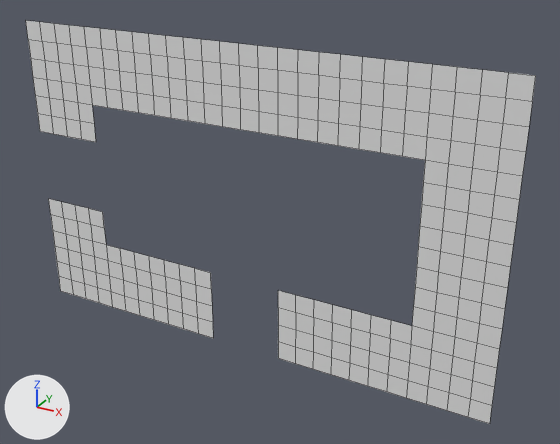
Before and after pictures for a commit that changed the OBJ model MardukGame/Assets/Tiled2Unity/Meshes/caveChunk7.obj.
One viewpoint serves both versions: a 50 mm lens placed at (-1440.0, -1907.0, -343.0), pointed at (-2512.0, 42.0, -1318.0). The axes (+X, +Y, +Z) are drawn at lower left. The lights are the same throughout. Mesh edges are drawn as thin lines. Where no turn or scale is listed for an object, it has been applied to the vertices.

The older version as bpy lines, for what is in view:
```python
me_cavechunk7 = bpy.data.meshes.new('caveChunk7')
me_cavechunk7.from_pydata(...)  # 310 vertices, 240 faces; spans x -3456.0..-1792.0, y 0.0, z -1792.0..-768.0
ob_cavechunk7 = bpy.data.objects.new('caveChunk7', me_cavechunk7)
ob_cavechunk7.location = (0.0, 0.0, 0.0)
```
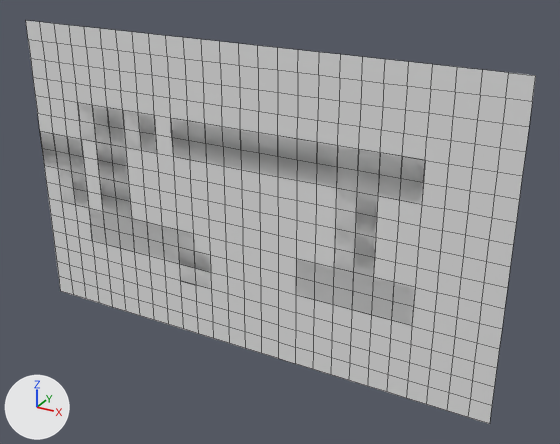
The change, as a list of edits to the scene's bpy script:
```text
Change me_cavechunk7:
    used by ob_cavechunk7; location = (0.0, 0.0, 0.0)
    remove me_cavechunk7.from_pydata(...)  # 310 vertices, 240 faces; spans x -3456.0..-1792.0, y 0.0, z -1792.0..-768.0
    add me_cavechunk7.from_pydata(...)  # 459 vertices, 444 faces; spans x -3456.0..-1792.0, y 0.0, z -1792.0..-768.0
    me_cavechunk7 part 1
    22 new vertices lie (0.0, 0.0, -64.0) away from vertices in x -3456.0..-2112.0, y 0.0, z -1152.0..-1024.0
    22 new vertices lie (0.0, 0.0, -64.0) away from vertices in x -3456.0..-2112.0, y 0.0, z -1216.0..-1088.0
    22 new vertices lie (0.0, 0.0, -64.0) away from vertices in x -3456.0..-2112.0, y 0.0, z -1280.0..-1152.0
    17 new vertices lie (0.0, 0.0, -64.0) away from vertices in x -3136.0..-2112.0, y 0.0, z -1216.0
    17 new vertices lie (0.0, 0.0, -64.0) away from vertices in x -3136.0..-2112.0, y 0.0, z -1280.0
    17 new vertices lie (0.0, 0.0, -64.0) away from vertices in x -3136.0..-2112.0, y 0.0, z -1344.0
    17 new vertices lie (0.0, 0.0, -64.0) away from vertices in x -3136.0..-2112.0, y 0.0, z -1408.0
    5 new vertices lie (-64.0, 0.0, 0.0) away from vertices in x -2496.0, y 0.0, z -1792.0..-1536.0
    5 new vertices lie (-64.0, 0.0, 0.0) away from vertices in x -2560.0, y 0.0, z -1792.0..-1536.0
    5 new vertices lie (-64.0, 0.0, 0.0) away from vertices in x -2624.0, y 0.0, z -1792.0..-1536.0
    204 new faces join them
```

Boxes [x1, y1, x2, y2] around the edits, measured in the pictures (560 x 444 px):
part 1 of me_cavechunk7, added: after [40, 105, 425, 358]
